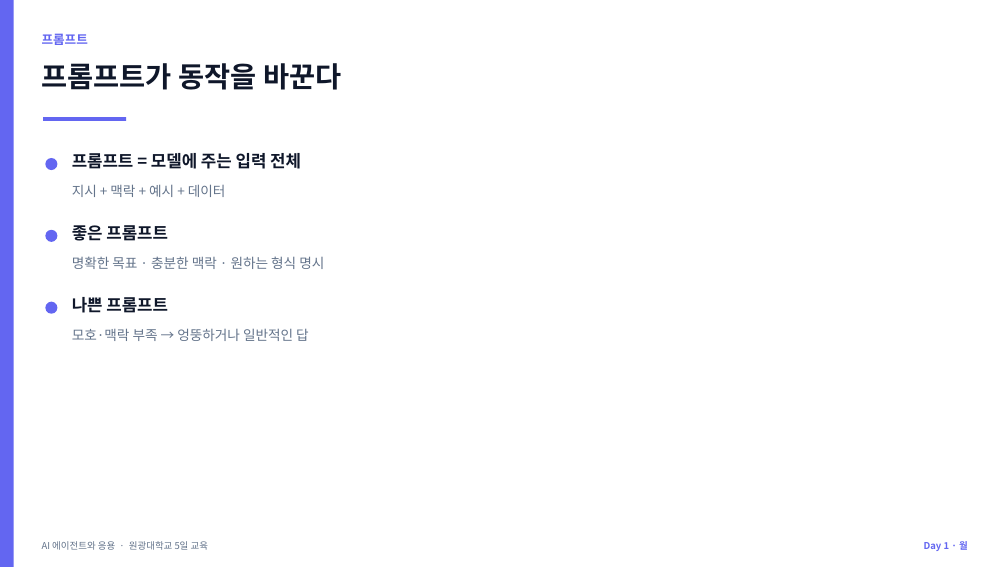
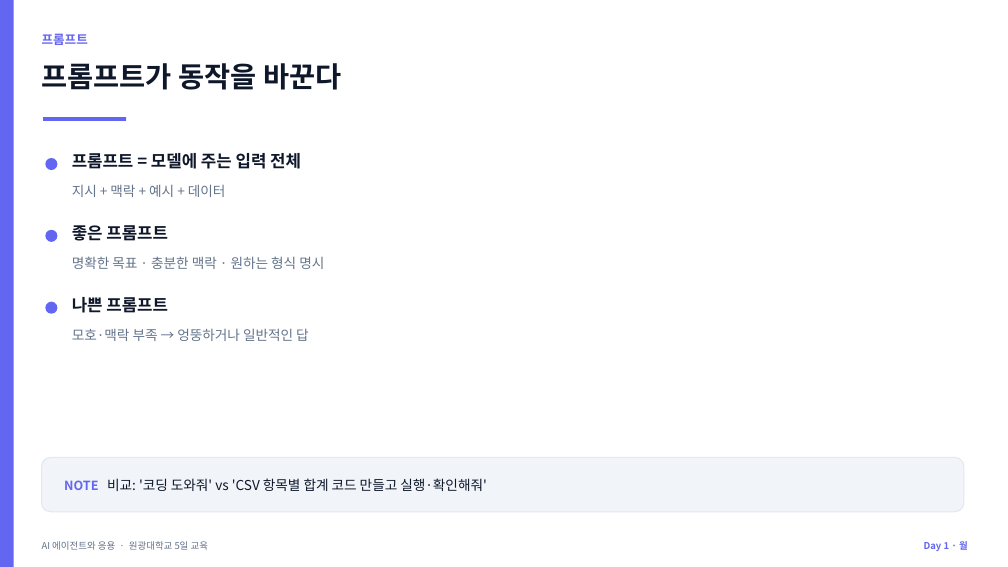
Before and after one commit to jyshin-22/wku-ai-agent-program, a slide deck: slide 13 of slides/day1.pptx. Drawn at 1008x567 pixels with LibreOffice and Linux fonts; fonts in the diff are those of the drawing. Boxes give left, top, right and bottom in pixels: in the first picture for what was removed or moved away, otherwise in the second. Text is boxed around its words. In the diff, an @@ line names an element or a change of style, - is before the commit and + after.

```diff
--- a/slides/day1.pptx
+++ b/slides/day1.pptx
@@ rounded rectangle added at bbox=[42, 457, 964, 512], fill #F1F5F9, outline #E2E8F0 1 pt @@
@@ text added at bbox=[64, 478, 486, 491], 13 pt, text #0F172A @@
+NOTE 비교: '코딩 도와줘' vs 'CSV 항목별 합계 코드 만들고 실행·확인해줘'
```
Also in this commit, not shown: 5 other slides changed, 9 other files.
